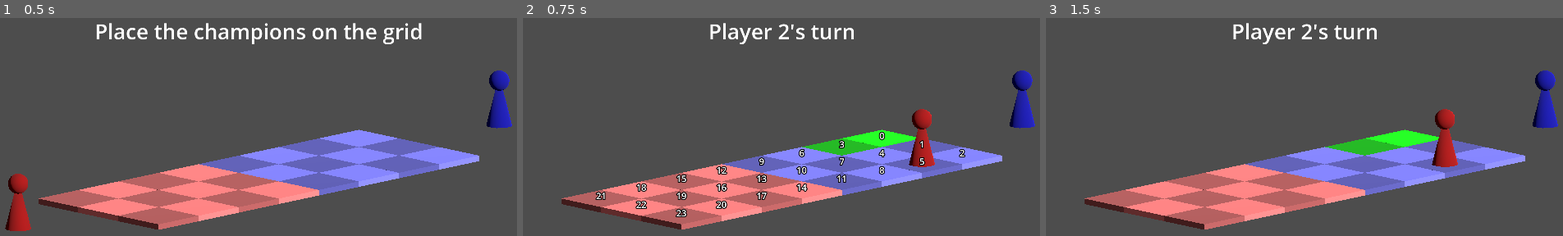
Above: before the commit, frames 1-3 (left to right).
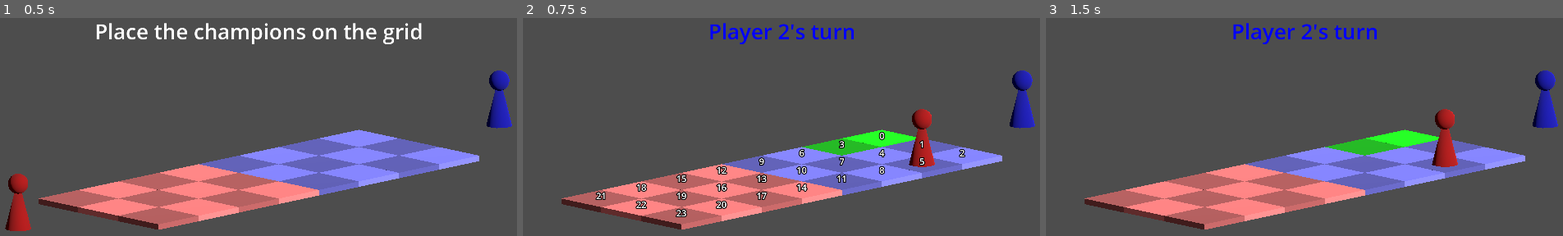
Above: after the commit, the same moments.

Repository: bejado/3d-platformer-tactics
Game: Godot game, scene res://main.tscn
The game is run twice, just before and just after one commit, with the same random seed, the same clock (stepped at 60 frames per second) and the same inputs.
Inputs (mouse positions are in pixels of both pictures, inside the frame that each line leads up to):
- Up to frame 1 (0.5 s): no input
- Up to frame 2 (0.75 s): tap Enter at 0.5 s; move the mouse to (926, 157) at 0.52 s; hold D from 0.53 s (still down); click (926, 157) at 0.67 s
- Up to frame 3 (1.5 s): release D at 1.25 s; tap Space at 1.25 s; drag from (1175, 194) to (outside the picture) at 1.27 s

Frame 1 is identical in both runs. In frame 2, 0.7% of the frame differs, in the area x 36-64%, y 2-13%; in frame 3, 0.7%.

Commit message:
Change label color based on player's turn

Diff:
--- a/main.tscn
+++ b/main.tscn
@@ -12,6 +12,9 @@
 [sub_resource type="CylinderShape3D" id="CylinderShape3D_0xm2m"]
 height = 1.0
 radius = 0.25
+
+[sub_resource type="LabelSettings" id="LabelSettings_7mycd"]
+font_size = 62
 
 [node name="Main" type="Node3D"]
 script = ExtResource("1_h2yge")
@@ -69,6 +72,6 @@
 offset_top = 70.0
 offset_bottom = 113.0
 grow_horizontal = 2
-theme_override_font_sizes/font_size = 62
 text = "lorem ipsum"
+label_settings = SubResource("LabelSettings_7mycd")
 horizontal_alignment = 1
--- a/scripts/main.gd
+++ b/scripts/main.gd
@@ -69,6 +69,10 @@
 
 func _on_turn_started(player_id: int) -> void:
 	$Instructions.text = "Player %d's turn" % [player_id + 1]
+	if player_id == 0:
+		$Instructions.label_settings.font_color = Color.RED
+	else:
+		$Instructions.label_settings.font_color = Color.BLUE
 	self.current_player_id = player_id
 
 	# Determine the movement range for this chamption.
@@ -108,6 +112,7 @@
 	match phase:
 		Game.Phase.POSITION_CHAMPION:
 			$Instructions.text = "Place the champions on the grid"
+			$Instructions.label_settings.font_color = Color.WHITE
 			for i in champions.size():
 				champions[i].can_be_dragged = true
 			champions[0].allowed_cell_range = [12, 23]
Not shown: 1 places in main.tscn that only renumber resources
